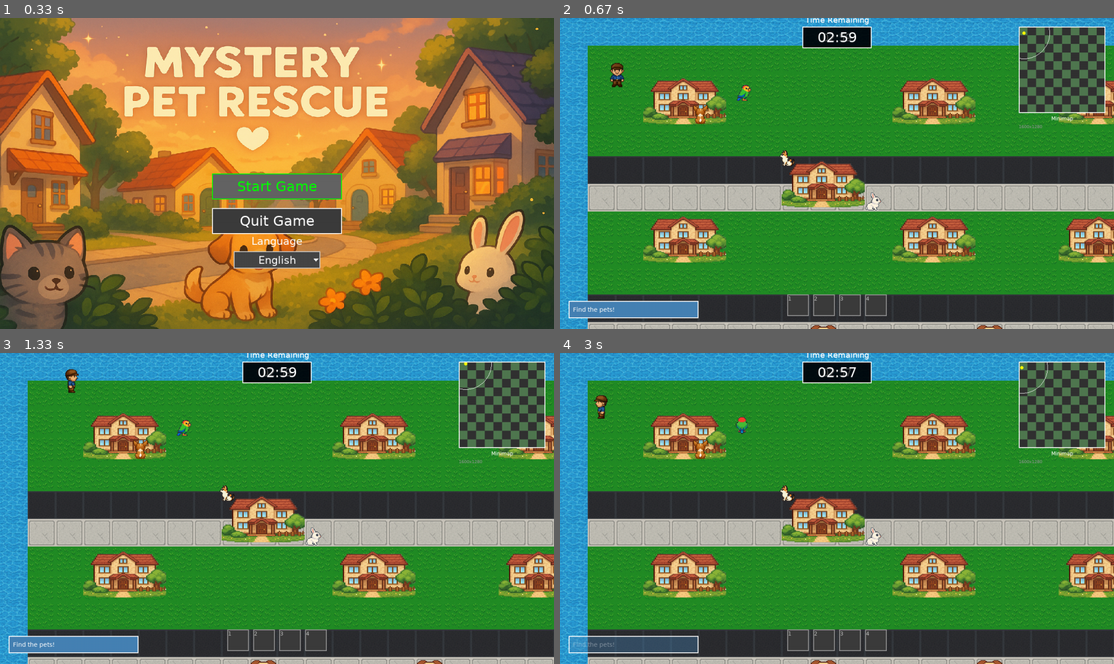
Above: before the commit, frames 1-4 (two rows, left to right).
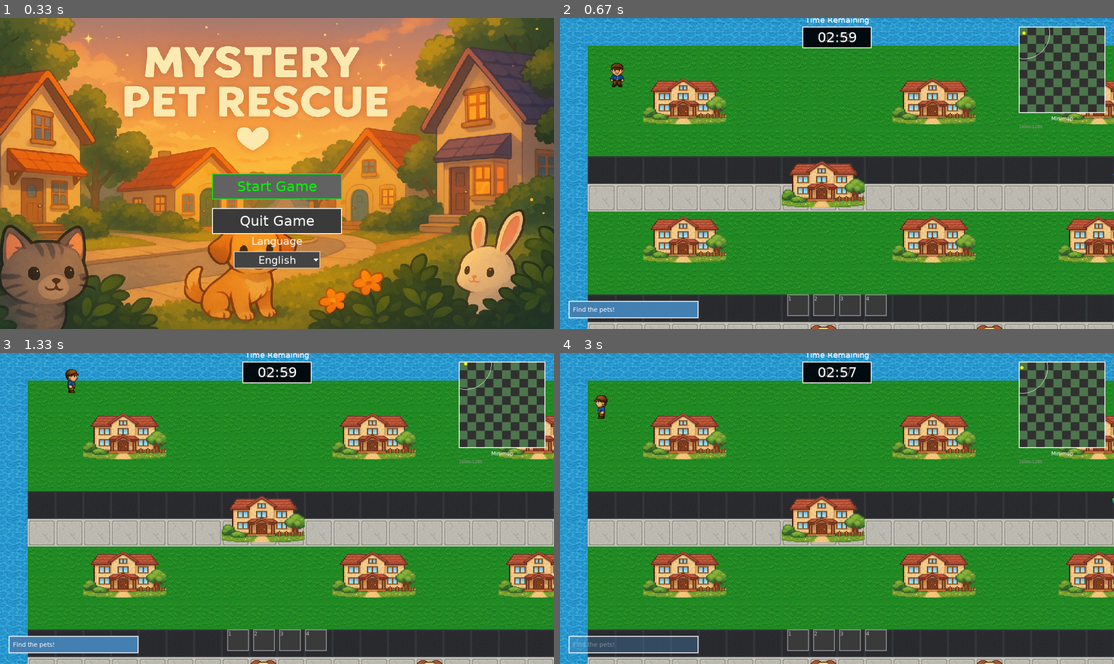
Above: after the commit, the same moments.

Repository: yuichi1000/mystery-pet-rescue
Game: pygame game, started from main.py
Two runs of this game, one before a commit and one after it. Both use one fixed random seed, a clock stepped at 60 frames per second and the inputs below.
Inputs (mouse positions are in pixels of both pictures, inside the frame that each line leads up to):
- Up to frame 1 (0.33 s): no input
- Up to frame 2 (0.67 s): click "Start Game" at 0.38 s
- Up to frame 3 (1.33 s): hold Up 0.67-1.13 s; move the mouse to (254, 520) at 0.7 s; hold Right from 1.17 s (still down)
- Up to frame 4 (3 s): release Right at 1.63 s; hold Left 1.67-2.2 s; hold Down 2.23-2.53 s; hold Left 2.57-2.97 s

Frame 1 is identical in both runs. In frame 2, 0.3% of the frame differs, in the area x 24-100%, y 21-62%; in frame 3, 0.3%; in frame 4, 0.4%, in the area x 24-100%, y 20-62%.

Commit message:
🎲 ペットランダム配置システム実装
🎯 新機能:
- 毎回異なる位置にペットをランダム配置
- 通過不可能な建物・障害物上への配置を回避
- プレイヤーから適切な距離（150px以上）を確保

🔧 技術実装:
- _create_pets()メソッドを完全リニューアル
- _find_random_walkable_position()メソッド追加
- _is_position_blocked_by_building()メソッド追加
- マップシステムとの連携による衝突判定

🎮 ゲーム体験向上:
- 毎回新鮮な探索体験
- 公平で適切な難易度設定
- 到達不可能な場所への配置を防止

📊 配置システム仕様:
- 配置範囲: マップ端から100pxマージン確保
- 最大試行回数: 100回
- プレイヤー距離: 150px以上離す
- 衝突回避: タイル・建物両方をチェック

🧪 テスト結果:
- 4匹すべて正常配置: ✅
- dog: (608.0, 660.1) - 756.1px離れ
- cat: (1389.6, 232.9) - 1296.4px離れ
- rabbit: (507.3, 580.0) - 629.5px離れ
- bird: (941.5, 317.2) - 869.1px離れ

🧪 テストファイル追加:
- examples/random_pet_placement_test.py: 配置システムテスト
- examples/game_startup_test.py: ゲーム起動・配置確認テスト

📝 変更ファイル:
- src/scenes/game.py: ランダム配置システム実装
- Tupleインポート追加

🎲 ランダム性:
- 毎回異なる位置に配置
- 適切な散らばりを確保
- 探索の楽しさを向上

Diff:
--- /dev/null
+++ b/examples/game_startup_test.py
@@ -0,0 +1,65 @@
+#!/usr/bin/env python3
+"""
+ゲーム起動とペット配置テスト
+"""
+
+import sys
+import os
+from pathlib import Path
+
+# プロジェクトルートをPythonパスに追加
+sys.path.insert(0, str(Path(__file__).parent.parent))
+
+import pygame
+from src.scenes.game import GameScene
+
+def test_game_startup():
+    """ゲーム起動とペット配置のテスト"""
+    print("🎮 ゲーム起動とペット配置テスト開始")
+    print("=" * 50)
+
+    # Pygame初期化
+    pygame.init()
+    screen = pygame.display.set_mode((1280, 720))
+
+    try:
+        # ゲームシーン作成
+        print("🎯 ゲームシーン作成中...")
+        game_scene = GameScene(screen)
+
+        # シーンに入る（ペット配置が実行される）
+        print("🚀 ゲームシーン開始...")
+        game_scene.enter()
+
+        # ペット配置結果を確認
+        print(f"\n🐾 ペット配置結果:")
+        print(f"  配置されたペット数: {len(game_scene.pets)}匹")
+
+        for i, pet in enumerate(game_scene.pets):
+            print(f"  {i+1}. {pet.data.name} ({pet.data.pet_type.value}): ({pet.x:.1f}, {pet.y:.1f})")
+
+        # プレイヤー位置も確認
+        print(f"\n👤 プレイヤー位置: ({game_scene.player.x:.1f}, {game_scene.player.y:.1f})")
+
+        # 距離チェック
+        print(f"\n📏 プレイヤーからの距離:")
+        for i, pet in enumerate(game_scene.pets):
+            distance = ((pet.x - game_scene.player.x) ** 2 + (pet.y - game_scene.player.y) ** 2) ** 0.5
+            print(f"  {pet.data.name}: {distance:.1f}ピクセル")
+
+        print(f"\n✅ ゲーム起動テスト完了")
+
+    except Exception as e:
+        print(f"❌ テストエラー: {e}")
+        import traceback
+        traceback.print_exc()
+
+    finally:
+        pygame.quit()
+
+def main():
+    """メイン関数"""
+    test_game_startup()
+
+if __name__ == "__main__":
+    main()
--- /dev/null
+++ b/examples/random_pet_placement_test.py
@@ -0,0 +1,120 @@
+#!/usr/bin/env python3
+"""
+ペットランダム配置システムテスト
+"""
+
+import sys
+import os
+from pathlib import Path
+
+# プロジェクトルートをPythonパスに追加
+sys.path.insert(0, str(Path(__file__).parent.parent))
+
+import pygame
+import random
+from src.systems.map_system import MapSystem
+from src.entities.pet import PetType
+
+def test_random_placement():
+    """ランダム配置システムのテスト"""
+    print("🎲 ペットランダム配置システムテスト開始")
+    print("=" * 50)
+
+    # Pygame初期化
+    pygame.init()
+    screen = pygame.display.set_mode((800, 600))
+
+    # マップシステム初期化
+    map_system = MapSystem()
+
+    # マップサイズを取得
+    if map_system.current_map:
+        map_width = map_system.current_map.width * map_system.tile_size
+        map_height = map_system.current_map.height * map_system.tile_size
+    else:
+        # デフォルトマップサイズ
+        map_width = 1600  # 25 * 64
+        map_height = 1280  # 20 * 64
+
+    print(f"📏 マップサイズ: {map_width} x {map_height}")
+    print(f"📐 タイルサイズ: {map_system.tile_size}")
+
+    # ランダム位置生成テスト
+    print("\n🎯 ランダム位置生成テスト:")
+    print("-" * 30)
+
+    valid_positions = []
+    invalid_positions = []
+
+    for i in range(20):
+        # ランダム位置を生成
+        margin = 100
+        x = random.uniform(margin, map_width - margin)
+        y = random.uniform(margin, map_height - margin)
+
+        # 通過可能かチェック
+        is_walkable = map_system.is_walkable(x, y)
+
+        if is_walkable:
+            valid_positions.append((x, y))
+            status = "✅ 有効"
+        else:
+            invalid_positions.append((x, y))
+            status = "❌ 無効"
+
+        tile_type = map_system.get_tile_at_position(x, y)
+        tile_name = tile_type.value if tile_type else "unknown"
+        print(f"位置 {i+1:2d}: ({x:6.1f}, {y:6.1f}) - {tile_name:12s} - {status}")
+
+    print(f"\n📊 結果:")
+    print(f"  ✅ 有効な位置: {len(valid_positions)}個")
+    print(f"  ❌ 無効な位置: {len(invalid_positions)}個")
+    print(f"  📈 成功率: {len(valid_positions)/20*100:.1f}%")
+
+    # 実際のペット配置シミュレーション
+    print(f"\n🐾 ペット配置シミュレーション:")
+    print("-" * 30)
+
+    pet_types = [PetType.DOG, PetType.CAT, PetType.RABBIT, PetType.BIRD]
+    placed_pets = []
+
+    for i, pet_type in enumerate(pet_types):
+        # 適切な位置を探す
+        position = find_random_walkable_position(map_system, map_width, map_height)
+        if position:
+            x, y = position
+            placed_pets.append((pet_type, x, y))
+            print(f"  🐾 {pet_type.value:8s}: ({x:6.1f}, {y:6.1f}) ✅")
+        else:
+            print(f"  🐾 {pet_type.value:8s}: 配置失敗 ❌")
+
+    print(f"\n✅ 配置成功: {len(placed_pets)}/4匹")
+
+    pygame.quit()
+    print("\n✅ ランダム配置テスト完了")
+
+def find_random_walkable_position(map_system, map_width, map_height, max_attempts=100):
+    """通過可能なランダム位置を見つける"""
+    margin = 100
+
+    for attempt in range(max_attempts):
+        x = random.uniform(margin, map_width - margin)
+        y = random.uniform(margin, map_height - margin)
+
+        if map_system.is_walkable(x, y):
+            return (x, y)
+
+    return None
+
+def main():
+    """メイン関数"""
+    try:
+        test_random_placement()
+
+    except Exception as e:
+        print(f"❌ テストエラー: {e}")
+        import traceback
+        traceback.print_exc()
+
+if __name__ == "__main__":
+    main()
--- a/src/scenes/game.py
+++ b/src/scenes/game.py
@@ -5,7 +5,7 @@
 
 import pygame
 import time
-from typing import Optional, List, Dict, Any
+from typing import Optional, List, Dict, Any, Tuple
 from src.core.scene import Scene
 from src.entities.player import Player
 from src.entities.pet import Pet, PetData, PetType
@@ -129,64 +129,117 @@
             self.background_image = None
 
     def _create_pets(self) -> List[Pet]:
-        """ペットを作成（フォールバック強制版）"""
+        """ペットを作成（ランダム配置版）"""
         pets = []
 
-        print("🐾 フォールバック強制でペット生成中...")
-
-        # 犬
-        dog_data = PetData(
-            pet_id="dog_001",
-            name="dog",  # 動物名に変更
-            pet_type=PetType.DOG,
-            personality="friendly",
-            rarity="common",
-            description="忠実な柴犬"
-        )
-        dog = Pet(dog_data, x=300, y=200)
-        pets.append(dog)
-
-        # 猫
-        cat_data = PetData(
-            pet_id="cat_001",
-            name="cat",  # 動物名に変更
-            pet_type=PetType.CAT,
-            personality="shy",
-            rarity="common",
-            description="三毛猫の女の子"
-        )
-        cat = Pet(cat_data, x=500, y=300)
-        pets.append(cat)
-
-        # うさぎ
-        rabbit_data = PetData(
-            pet_id="rabbit_001",
-            name="rabbit",  # 動物名に変更
-            pet_type=PetType.RABBIT,
-            personality="gentle",
-            rarity="uncommon",
-            description="白いうさぎ"
-        )
-        rabbit = Pet(rabbit_data, x=700, y=400)
-        pets.append(rabbit)
-
-        # 鳥
-        bird_data = PetData(
-            pet_id="bird_001",
-            name="bird",  # 動物名に変更
-            pet_type=PetType.BIRD,
-            personality="active",
-            rarity="rare",
-            description="カラフルな小鳥"
-        )
-        bird = Pet(bird_data, x=400, y=150)
-        pets.append(bird)
-
-        print(f"✅ フォールバックペット生成完了: {len(pets)}匹")
-        for pet in pets:
-            print(f"  🐾 {pet.data.name} ({pet.data.pet_type.value}) at ({pet.x}, {pet.y})")
-
+        print("🐾 ランダム配置でペット生成中...")
+
+        # ペットデータ定義
+        pet_definitions = [
+            {
+                "id": "dog_001",
+                "name": "dog",
+                "type": PetType.DOG,
+                "personality": "friendly",
+                "rarity": "common",
+                "description": "忠実な柴犬"
+            },
+            {
+                "id": "cat_001",
+                "name": "cat",
+                "type": PetType.CAT,
+                "personality": "shy",
+                "rarity": "common",
+                "description": "三毛猫の女の子"
+            },
+            {
+                "id": "rabbit_001",
+                "name": "rabbit",
+                "type": PetType.RABBIT,
+                "personality": "gentle",
+                "rarity": "uncommon",
+                "description": "白いうさぎ"
+            },
+            {
+                "id": "bird_001",
+                "name": "bird",
+                "type": PetType.BIRD,
+                "personality": "active",
+                "rarity": "rare",
+                "description": "カラフルな小鳥"
+            }
+        ]
+
+        # 各ペットをランダム位置に配置
+        for pet_def in pet_definitions:
+            position = self._find_random_walkable_position()
+            if position:
+                x, y = position
+                pet_data = PetData(
+                    pet_id=pet_def["id"],
+                    name=pet_def["name"],
+                    pet_type=pet_def["type"],
+                    personality=pet_def["personality"],
+                    rarity=pet_def["rarity"],
+                    description=pet_def["description"]
+                )
+                pet = Pet(pet_data, x=x, y=y)
+                pets.append(pet)
+                print(f"  🐾 {pet.data.name} ({pet.data.pet_type.value}) at ({x:.1f}, {y:.1f})")
+            else:
+                print(f"  ❌ {pet_def['name']} の配置場所が見つかりませんでした")
+
+        print(f"✅ ランダムペット生成完了: {len(pets)}匹")
         return pets
+
+    def _find_random_walkable_position(self, max_attempts: int = 100) -> Optional[Tuple[float, float]]:
+        """通過可能なランダム位置を見つける"""
+        import random
+
+        # マップサイズを取得
+        if self.map_system.current_map:
+            map_width = self.map_system.current_map.width * self.map_system.tile_size
+            map_height = self.map_system.current_map.height * self.map_system.tile_size
+        else:
+            # デフォルトマップサイズ
+            map_width = 1600  # 25 * 64
+            map_height = 1280  # 20 * 64
+
+        # マージンを設定（端から離す）
+        margin = 100
+
+        for attempt in range(max_attempts):
+            # ランダム位置を生成
+            x = random.uniform(margin, map_width - margin)
+            y = random.uniform(margin, map_height - margin)
+
+            # 通過可能かチェック
+            if self.map_system.is_walkable(x, y):
+                # 建物との衝突もチェック
+                if not self._is_position_blocked_by_building(x, y):
+                    # プレイヤーの初期位置から離れているかチェック
+                    player_x, player_y = self.player.x, self.player.y
+                    distance = ((x - player_x) ** 2 + (y - player_y) ** 2) ** 0.5
+                    if distance > 150:  # プレイヤーから150ピクセル以上離す
+                        return (x, y)
+
+        print(f"⚠️ {max_attempts}回試行しても適切な位置が見つかりませんでした")
+        return None
+
+    def _is_position_blocked_by_building(self, x: float, y: float) -> bool:
+        """位置が建物によってブロックされているかチェック"""
+        # 建物システムがある場合のチェック
+        if hasattr(self, 'building_system') and self.building_system:
+            # ペットのサイズを考慮したマージン
+            margin = 32  # ペットのサイズの半分程度
+
+            # 建物との衝突をチェック
+            for building in self.building_system.buildings:
+                if (building.x - margin < x < building.x + building.width + margin and
+                    building.y - margin < y < building.y + building.height + margin):
+                    return True
+
+        return False
 
 
     def enter(self) -> None:
